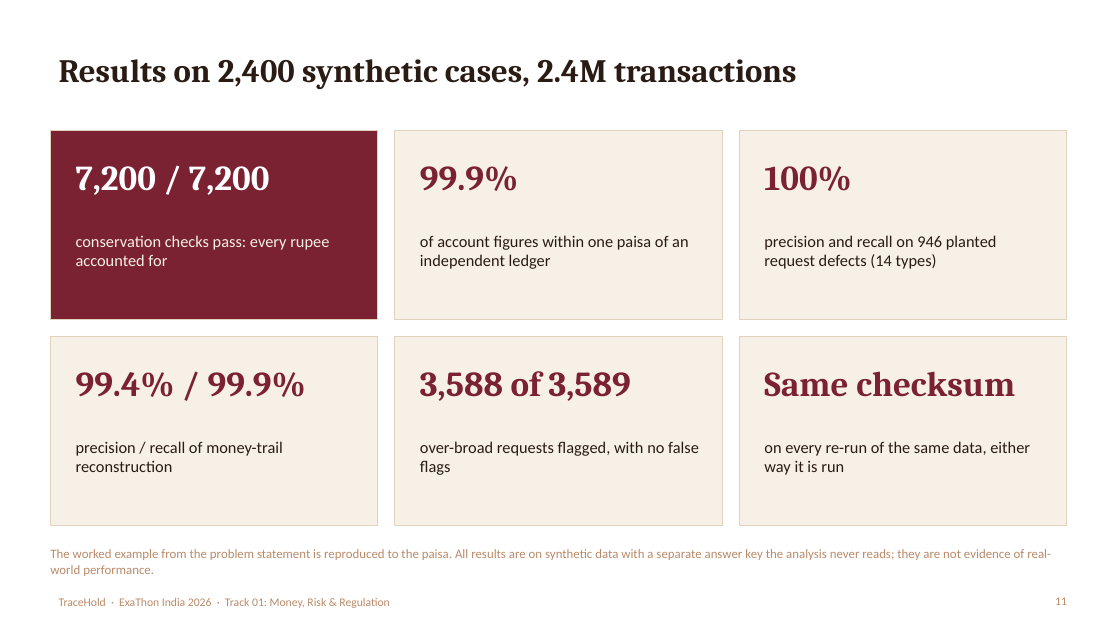
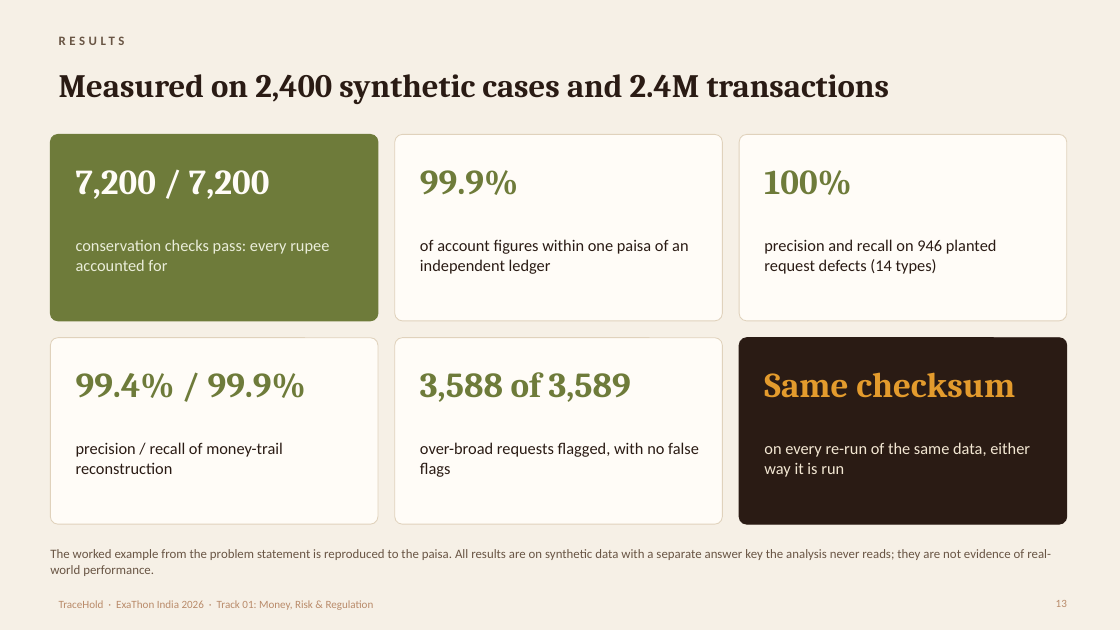
Before and after one commit to lisamehta0791/TraceHold, a slide deck: slide 13 of docs/TraceHold-Pitch-Deck.pptx (slide 11 before the commit). Drawn at 1120x630 pixels with LibreOffice and Linux fonts; fonts in the diff are those of the drawing. Boxes give left, top, right and bottom in pixels: in the first picture for what was removed or moved away, otherwise in the second. Text is boxed around its words. In the diff, an @@ line names an element or a change of style, - is before the commit and + after.

```diff
--- a/docs/TraceHold-Pitch-Deck.pptx
+++ b/docs/TraceHold-Pitch-Deck.pptx
@@ background #FFFFFF to #F6F0E6 @@
@@ title at (x1=59, y1=74, x2=890, y2=104): text changed @@
-Results on 2,400 synthetic cases, 2.4M transactions
+Measured on 2,400 synthetic cases and 2.4M transactions
@@ rectangle removed at (x1=50, y1=130, x2=378, y2=319) @@
@@ rounded rectangle added at (x1=50, y1=134, x2=378, y2=321), fill #6E7B3A, outline #6E7B3A 0.75 pt @@
@@ rectangle removed at (x1=395, y1=130, x2=723, y2=319) @@
@@ rounded rectangle added at (x1=395, y1=134, x2=723, y2=321), fill #FFFCF7, outline #E0D2BC 0.75 pt @@
@@ rectangle removed at (x1=739, y1=130, x2=1067, y2=319) @@
@@ rounded rectangle added at (x1=739, y1=134, x2=1067, y2=321), fill #FFFCF7, outline #E0D2BC 0.75 pt @@
@@ text "7,200 / 7,200" at (x1=76, y1=170, x2=269, y2=199): text colour #FFFFFF to #FFFCF7 @@
@@ text colour #7A2232 to #6E7B3A in 4 elements at (x1=76, y1=373, x2=306, y2=398), (x1=420, y1=372, x2=631, y2=402), (x1=420, y1=170, x2=518, y2=195), (x1=764, y1=170, x2=851, y2=195) @@
@@ text "conservation checks pass: every rupee ..." at (x1=76, y1=239, x2=329, y2=271): text colour #F6F0E6 to #EAEDD9 @@
@@ text "of account figures within one ..." moved from (x1=420, y1=235, x2=688, y2=269) to (x1=420, y1=239, x2=688, y2=274) @@
@@ text "precision and recall on 946 ..." moved from (x1=764, y1=235, x2=997, y2=269) to (x1=764, y1=239, x2=997, y2=274) @@
@@ rectangle removed at (x1=50, y1=336, x2=378, y2=525) @@
@@ rounded rectangle added at (x1=50, y1=338, x2=378, y2=524), fill #FFFCF7, outline #E0D2BC 0.75 pt @@
@@ rectangle removed at (x1=395, y1=336, x2=723, y2=525) @@
@@ rounded rectangle added at (x1=395, y1=338, x2=723, y2=524), fill #FFFCF7, outline #E0D2BC 0.75 pt @@
@@ rectangle removed at (x1=739, y1=336, x2=1067, y2=525) @@
@@ rounded rectangle added at (x1=739, y1=338, x2=1067, y2=524), fill #2A1B14, outline #2A1B14 0.75 pt @@
@@ text "Same checksum" at (x1=764, y1=372, x2=1015, y2=398): text colour #7A2232 to #E39B2D @@
@@ text "on every re-run of the ..." at (x1=764, y1=442, x2=1030, y2=477): text colour #2A1B14 to #F3E7D3 @@
@@ text "The worked example from the ..." at (x1=50, y1=549, x2=1051, y2=576): text colour #B98B6A to #695544 @@
@@ text added at (x1=471, y1=549, x2=506, y2=558), 11 pt, text #695544, bold @@
+RESULTS
@@ text "TraceHold · ExaThon India 2026 ..." at (x1=59, y1=600, x2=374, y2=610): size 10 to 9.5 pt @@
@@ page number removed at (x1=1055, y1=597, x2=1067, y2=605) @@
-11
@@ page number added at (x1=1056, y1=600, x2=1067, y2=607), 9.5 pt, text #B98B6A @@
+13
```
Also in this commit, not shown: 15 other slides changed, 2 slides added, 7 other files.
